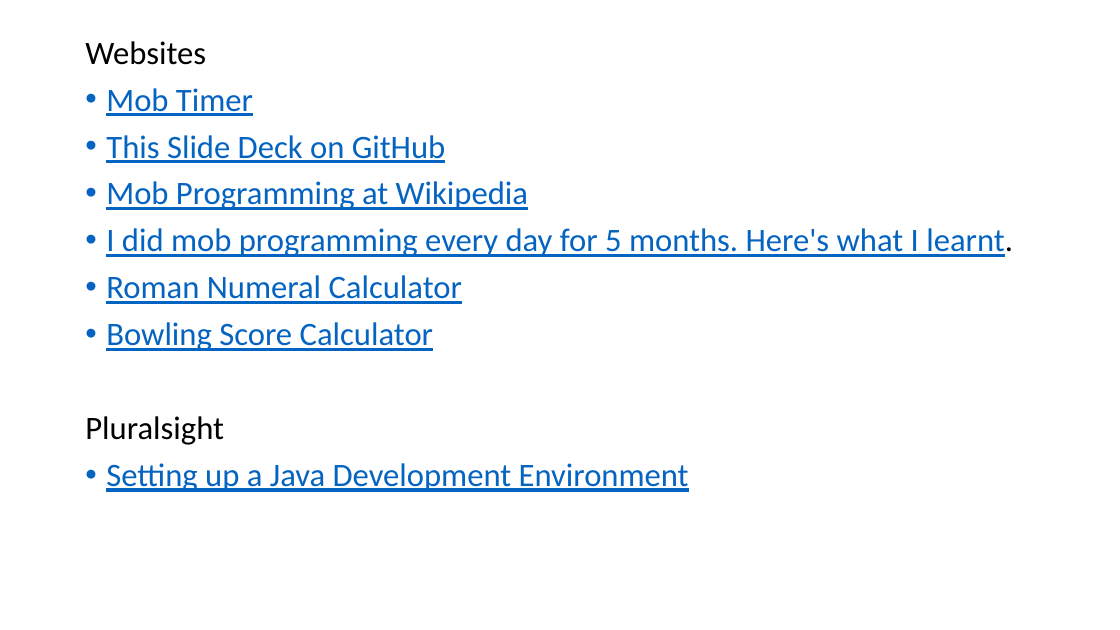
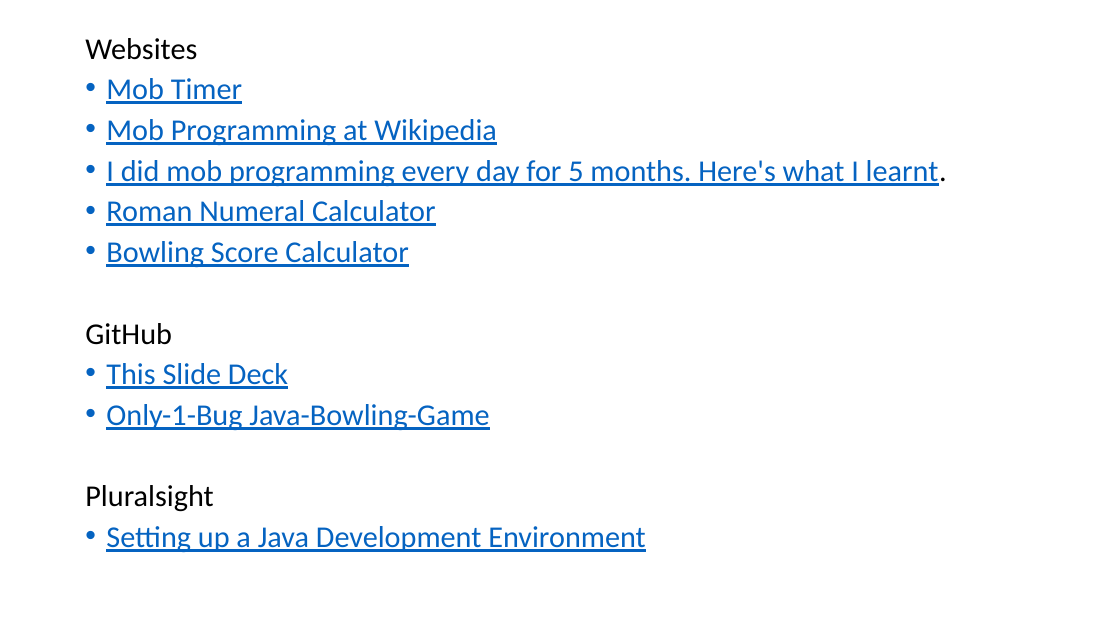
Before and after one commit to jonathan-r-jones/Mob-Programming-Demo, a slide deck: slide 13 of mob.pptx. Drawn at 1120x630 pixels with LibreOffice and Linux fonts; fonts in the diff are those of the drawing. Boxes give left, top, right and bottom in pixels: in the first picture for what was removed or moved away, otherwise in the second. Text is boxed around its words. In the diff, an @@ line names an element or a change of style, - is before the commit and + after.

Commit message:
Nov-12-2020_12:31_AM

```diff
--- a/mob.pptx
+++ b/mob.pptx
@@ text at [85, 38, 947, 553]: size 28 to 25.9 pt in "Websites", "Mob Timer", "Mob Programming at Wikipedia", "I did mob programming every day for ..." and 4 more places; line spacing 0.9 to 0.8 @@
@@ text at [106, 135, 446, 163]: paragraph removed @@
-• This Slide Deck on GitHub
@@ text at [85, 323, 489, 431]: paragraphs added @@
+GitHub
+• This Slide Deck
+• Only-1-Bug Java-Bowling-Game
```
